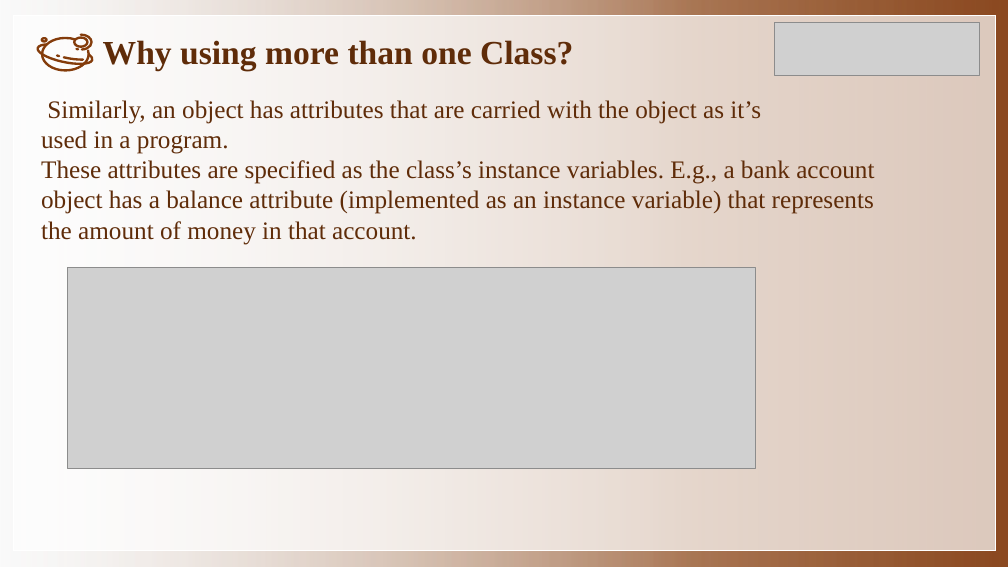
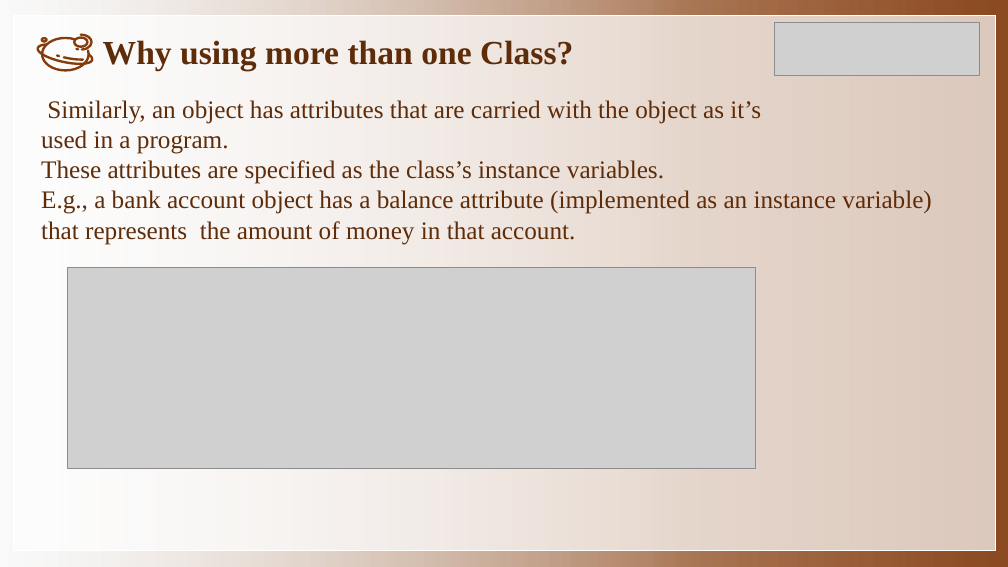
Before and after one commit to Sustech-yx/ShuDe-HEO-course, a slide deck: slide 18 of Week 3/第三周.pptx. Drawn at 1008x567 pixels with LibreOffice and Linux fonts; fonts in the diff are those of the drawing; grey boxes stand for pictures; background and template pictures are left out. Boxes give left, top, right and bottom in pixels: in the first picture for what was removed or moved away, otherwise in the second. Text is boxed around its words. In the diff, an @@ line names an element or a change of style, - is before the commit and + after.

```diff
--- a/Week 3/第三周.pptx
+++ b/Week 3/第三周.pptx
@@ text at (x1=41, y1=160, x2=931, y2=245): text changed @@
-These attributes are specified as the class’s instance variables. E.g., a bank account
-object has a balance attribute (implemented as an instance variable) that represents
-the amount of money in that account.
+These attributes are specified as the class’s instance variables.
+E.g., a bank account object has a balance attribute (implemented as an instance variable) that represents the amount of money in that account.
```
Also in this commit, not shown: 3 other slides changed, 15 other files.
